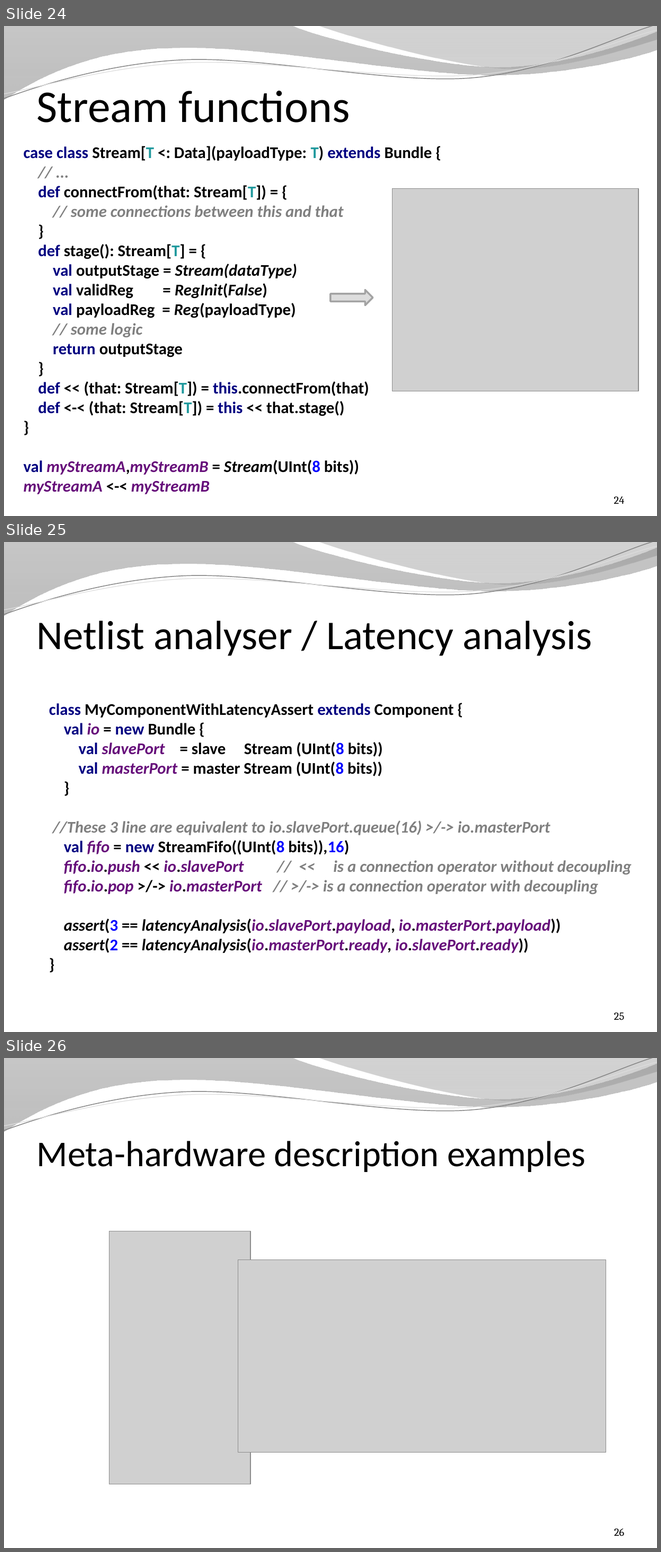
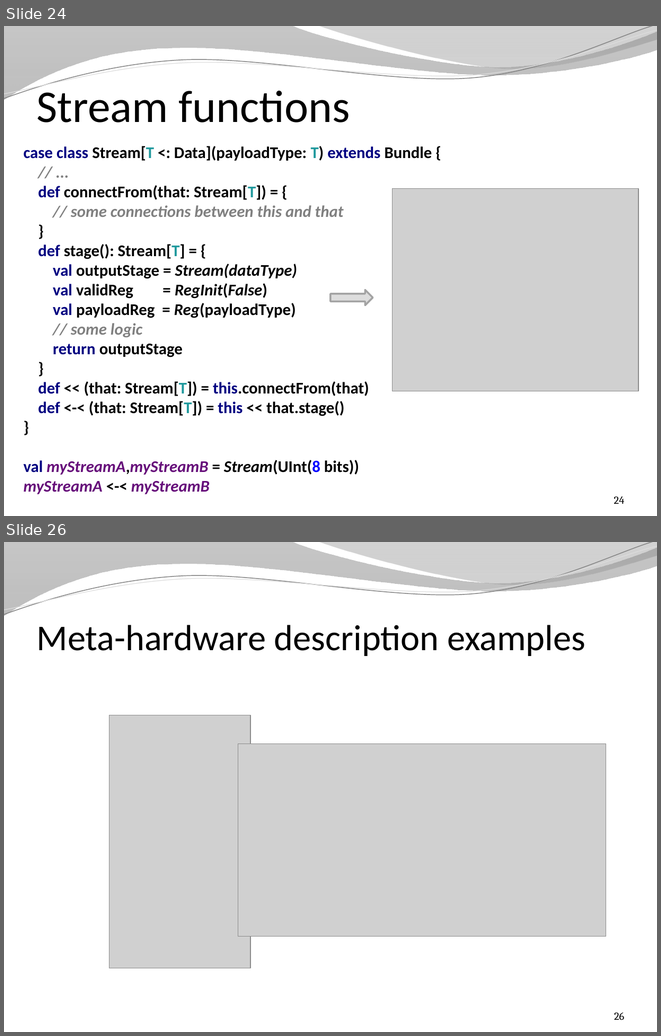
Before and after one commit to SpinalHDL/SpinalDoc, a slide deck: presentation/en/presentation_fast.pptx. Shown one above the other, each under a label of ours: slides 24, 25 and 26 before the commit, slides 24 and 26 after it; the slides between them are not shown. The pictures are 661x1552 and 661x1036 pixels, drawn with LibreOffice and Linux fonts; fonts in the diff are those of the drawing; grey boxes stand for pictures; background and template pictures are left out. Boxes give left, top, right and bottom in pixels: in the first picture for what was removed or moved away, otherwise in the second. Text is boxed around its words. In the diff, an @@ line names an element or a change of style, - is before the commit and + after.

```diff
--- a/presentation/en/presentation_fast.pptx
+++ b/presentation/en/presentation_fast.pptx
@@ slide 25 removed at (4, 542, 657, 1032), background picture (left out); not listed: 4 template elements that a slide beside it also shows @@
@@ title removed at (37, 620, 592, 656) @@
-Netlist analyser / Latency analysis
@@ text removed at (49, 703, 632, 953) @@
-class MyComponentWithLatencyAssert extends Component {
-val io = new Bundle {
-val slavePort = slave Stream (UInt(8 bits))
-val masterPort = master Stream (UInt(8 bits))
-}
-//These 3 line are equivalent to io.slavePort.queue(16) >/-> io.masterPort
-val fifo = new StreamFifo((UInt(8 bits)),16)
-fifo.io.push << io.slavePort // << is a connection operator without decoupling
-fifo.io.pop >/-> io.masterPort // >/-> is a connection operator with decoupling
-assert(3 == latencyAnalysis(io.slavePort.payload, io.masterPort.payload))
-assert(2 == latencyAnalysis(io.masterPort.ready, io.slavePort.ready))
-}
@@ page number removed at (614, 1012, 624, 1020) @@
-25
```
Also in this commit, not shown: 1 slide added, 4 other files.
